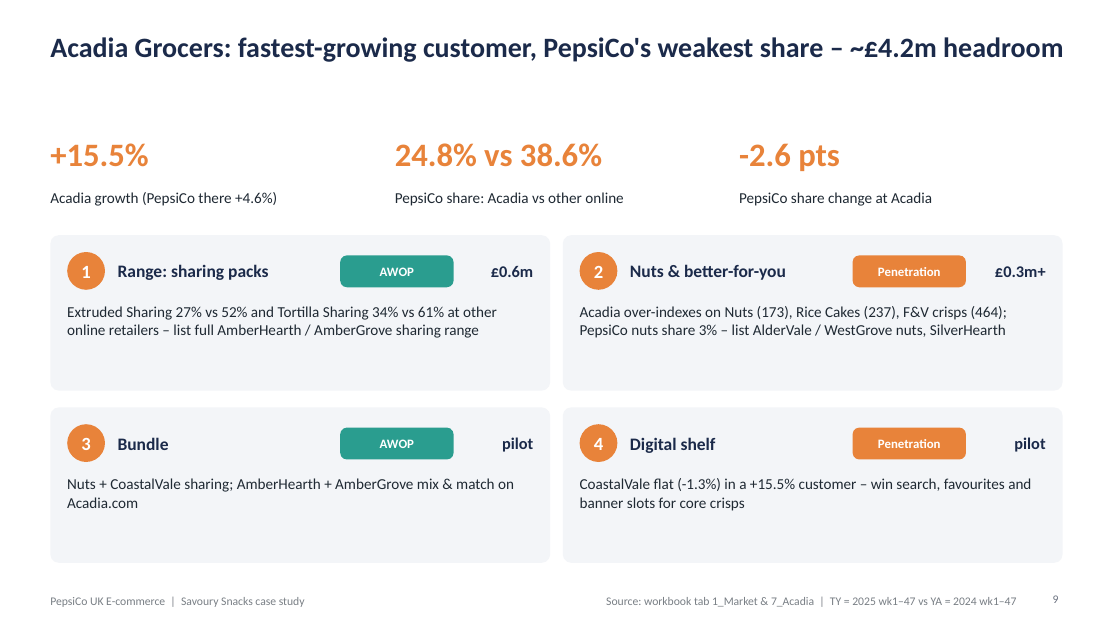
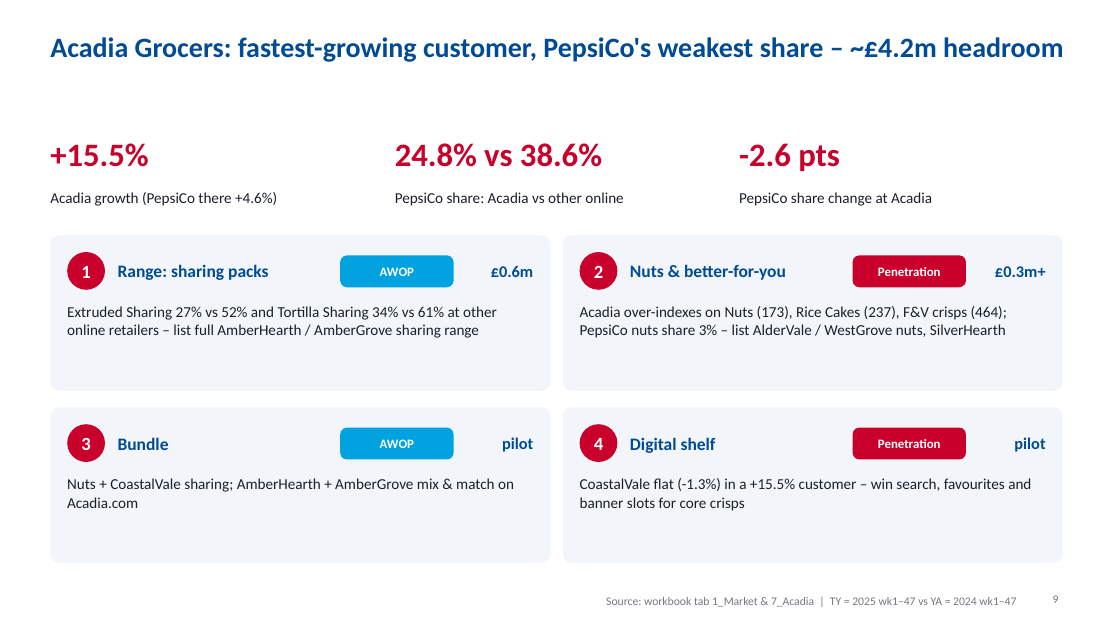
Before and after one commit to harshjunekumar/test-sample, a slide deck: slide 9 of case_study/PepsiCo_Savoury_Case_Study_Deck.pptx. Drawn at 1120x630 pixels with LibreOffice and Linux fonts; fonts in the diff are those of the drawing. Boxes give left, top, right and bottom in pixels: in the first picture for what was removed or moved away, otherwise in the second. Text is boxed around its words. In the diff, an @@ line names an element or a change of style, - is before the commit and + after.

```diff
--- a/case_study/PepsiCo_Savoury_Case_Study_Deck.pptx
+++ b/case_study/PepsiCo_Savoury_Case_Study_Deck.pptx
@@ text colour #E8833A to #C9002B in 3 elements at [50, 143, 148, 167], [395, 143, 602, 167], [739, 143, 840, 171] @@
@@ rounded rectangle at [340, 255, 454, 287]: fill #2A9D8F to #00A3E0 @@
@@ fill #F3F5F8 to #F2F6FA in 4 elements at [50, 235, 550, 391], [563, 235, 1063, 391], [50, 408, 550, 563], [563, 408, 1063, 563] @@
@@ rounded rectangle at [340, 428, 454, 460]: fill #2A9D8F to #00A3E0 @@
@@ fill #E8833A to #C9002B in 6 elements at [67, 252, 105, 290], [580, 252, 618, 290], [853, 255, 966, 287], [67, 424, 105, 462], [580, 424, 618, 462], [853, 428, 966, 460] @@
@@ text colour #1B2A4A to #004B93 in 9 elements at [50, 37, 1063, 62], [118, 264, 269, 280], [491, 266, 533, 277], [630, 264, 786, 280], [995, 266, 1046, 277], [118, 437, 169, 450], [502, 437, 533, 452], [630, 437, 716, 453], [1014, 437, 1045, 452] @@
@@ text removed at [50, 597, 305, 607] @@
-PepsiCo UK E-commerce | Savoury Snacks case study
```
Also in this commit, not shown: 10 other slides changed, 3 other files.
